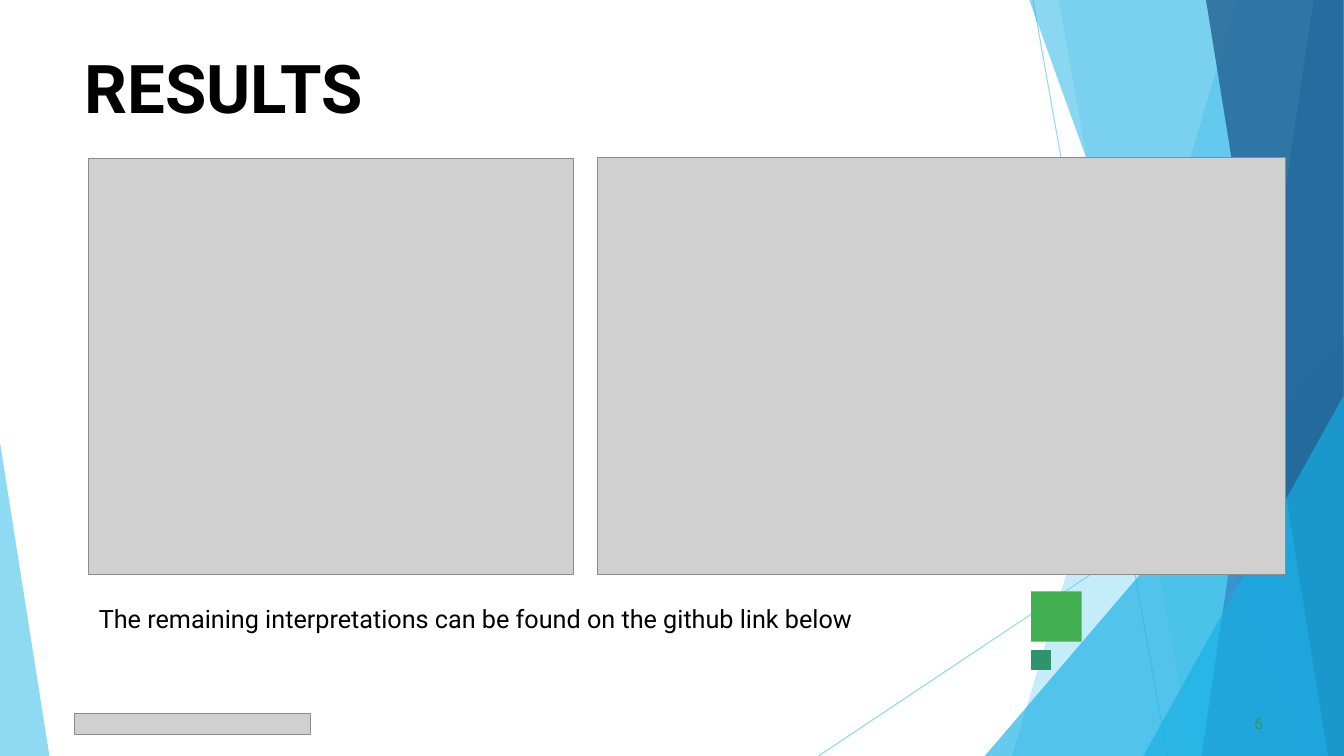
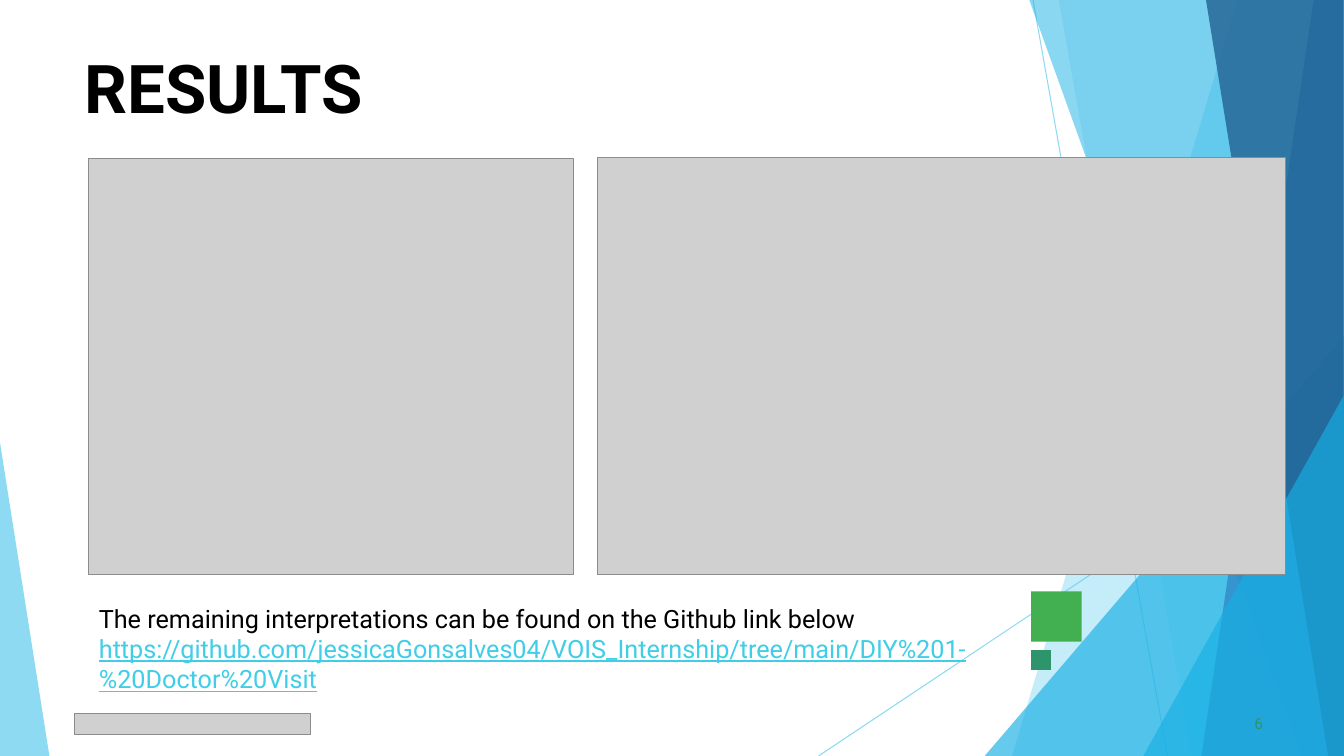
Before and after one commit to jessicaGonsalves04/VOIS_Internship, a slide deck: slide 6 of DIY 1- Doctor Visit/DIY Project 1 PPT.pptx. Drawn at 1344x756 pixels with LibreOffice and Linux fonts; fonts in the diff are those of the drawing; grey boxes stand for pictures. Boxes give left, top, right and bottom in pixels: in the first picture for what was removed or moved away, otherwise in the second. Text is boxed around its words. In the diff, an @@ line names an element or a change of style, - is before the commit and + after.

```diff
--- a/DIY 1- Doctor Visit/DIY Project 1 PPT.pptx
+++ b/DIY 1- Doctor Visit/DIY Project 1 PPT.pptx
@@ text at bbox=[99, 609, 966, 692]: text changed; text colour #000000 to #3FCDE7 @@
-The remaining interpretations can be found on the github link below
+The remaining interpretations can be found on the Github link below
+https://github.com/jessicaGonsalves04/VOIS_Internship/tree/main/DIY%201-%20Doctor%20Visit
```
Also in this commit, not shown: 1 other slide changed, 4 other files.
